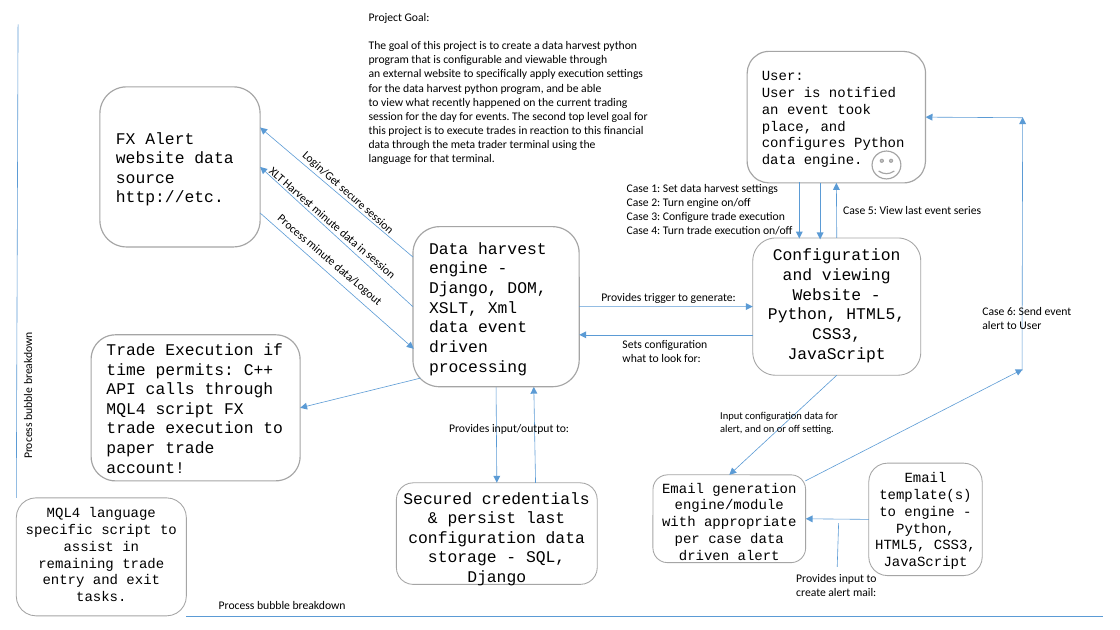
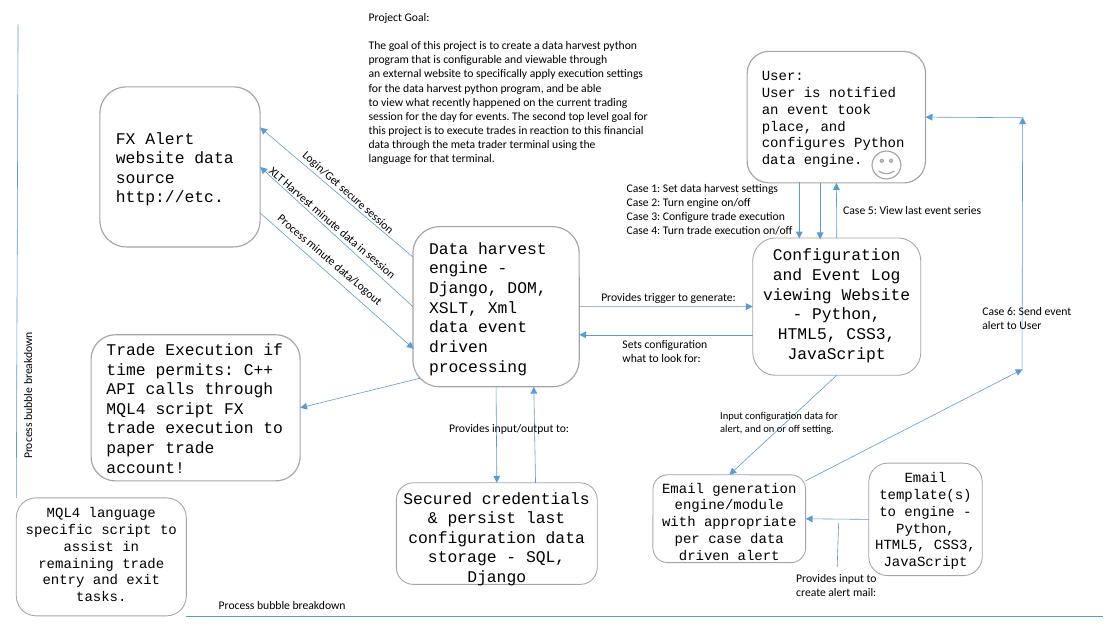
Before and after one commit to mklump/codeguild_finalproject_fxalarm, a slide deck: slide 2 of Design_Docs/FXAlarm_Module_Layout.pptx. Drawn at 1120x630 pixels with LibreOffice and Linux fonts; fonts in the diff are those of the drawing. Boxes give left, top, right and bottom in pixels: in the first picture for what was removed or moved away, otherwise in the second. Text is boxed around its words. In the diff, an @@ line names an element or a change of style, - is before the commit and + after.

```diff
--- a/Design_Docs/FXAlarm_Module_Layout.pptx
+++ b/Design_Docs/FXAlarm_Module_Layout.pptx
@@ text in rounded rectangle at (763, 248, 911, 363): text changed @@
-Configuration and viewing Website - Python, HTML5, CSS3, JavaScript
+Configuration and Event Log viewing Website - Python, HTML5, CSS3, JavaScript
```
Also in this commit, not shown: 8 other files.
